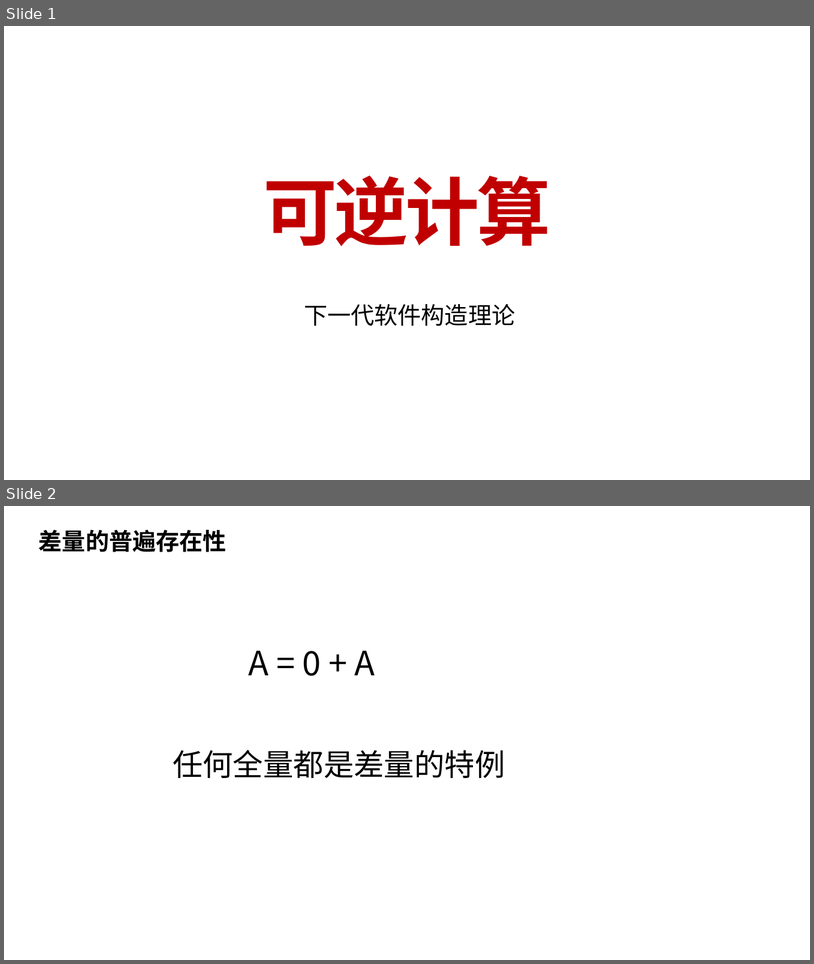
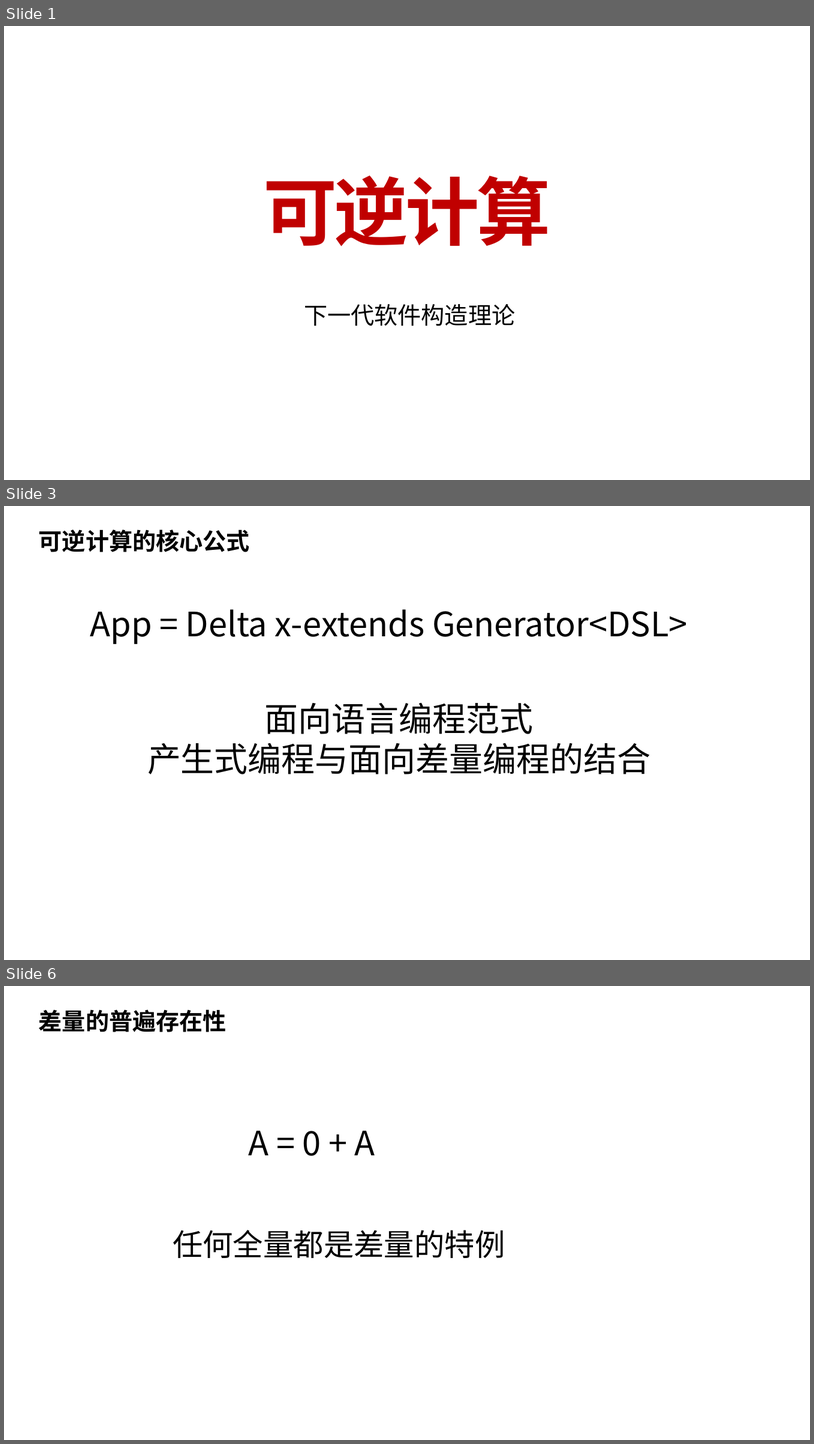
Before and after one commit to nop-platform/nop-entropy-docs, a slide deck: src/ppt/theory-of-reversible-computation.pptx. Shown one above the other, each under a label of ours: slides 1 and 2 before the commit, slides 1, 3 and 6 after it; the slides between them are not shown. The pictures are 814x964 and 814x1444 pixels, drawn with LibreOffice and Linux fonts; fonts in the diff are those of the drawing. Boxes give left, top, right and bottom in pixels: in the first picture for what was removed or moved away, otherwise in the second. Text is boxed around its words. In the diff, an @@ line names an element or a change of style, - is before the commit and + after.

```diff
--- a/src/ppt/theory-of-reversible-computation.pptx
+++ b/src/ppt/theory-of-reversible-computation.pptx
@@ slide 3 added at bbox=[4, 506, 810, 960], background #FFFFFF @@
@@ text added at bbox=[39, 529, 250, 552], 28 pt, text #000000, bold @@
+可逆计算的核心公式
@@ text added at bbox=[90, 609, 688, 644], 40 pt, text #000000 @@
+App = Delta x-extends Generator<DSL>
@@ text added at bbox=[147, 702, 651, 774], 40 pt, text #000000 @@
+面向语言编程范式
+产生式编程与面向差量编程的结合
@@ what was slide 2 is now slide 6 @@
```
Also in this commit, not shown: 2 slides changed, 12 other slides added, 1 other file.
